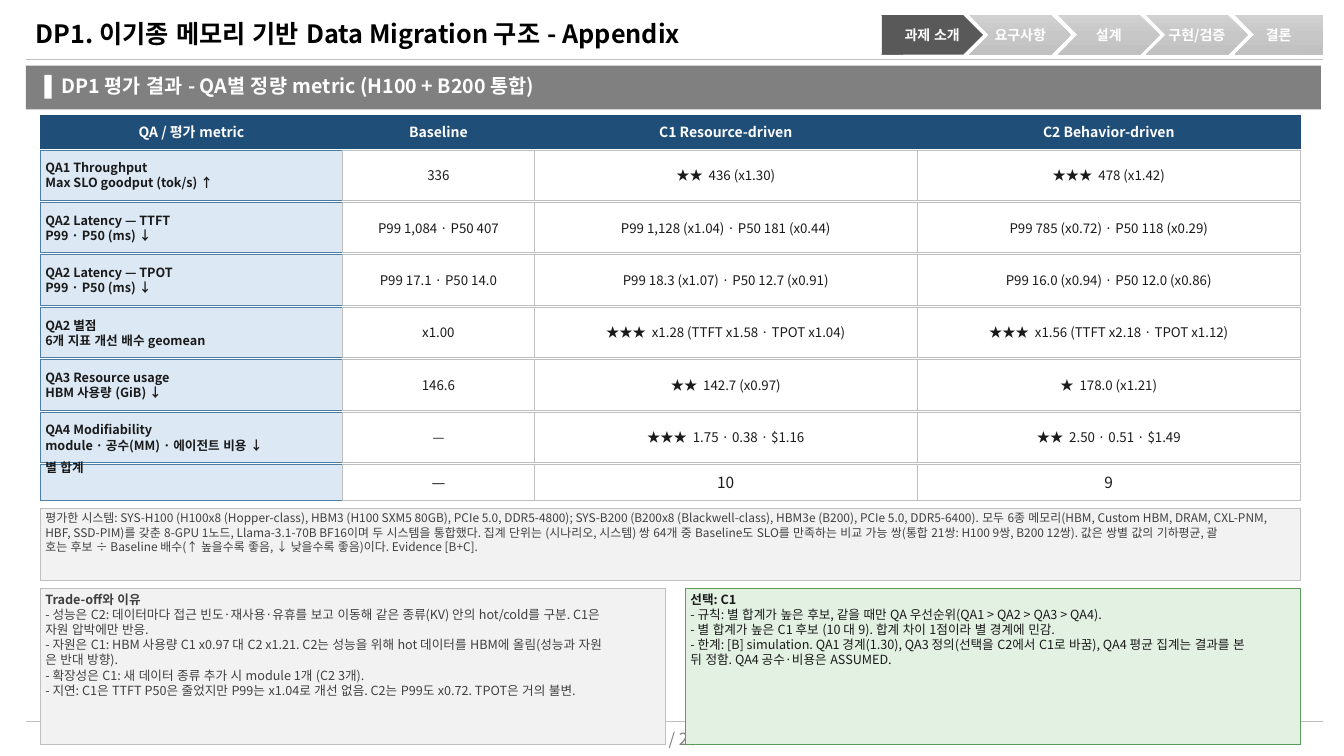
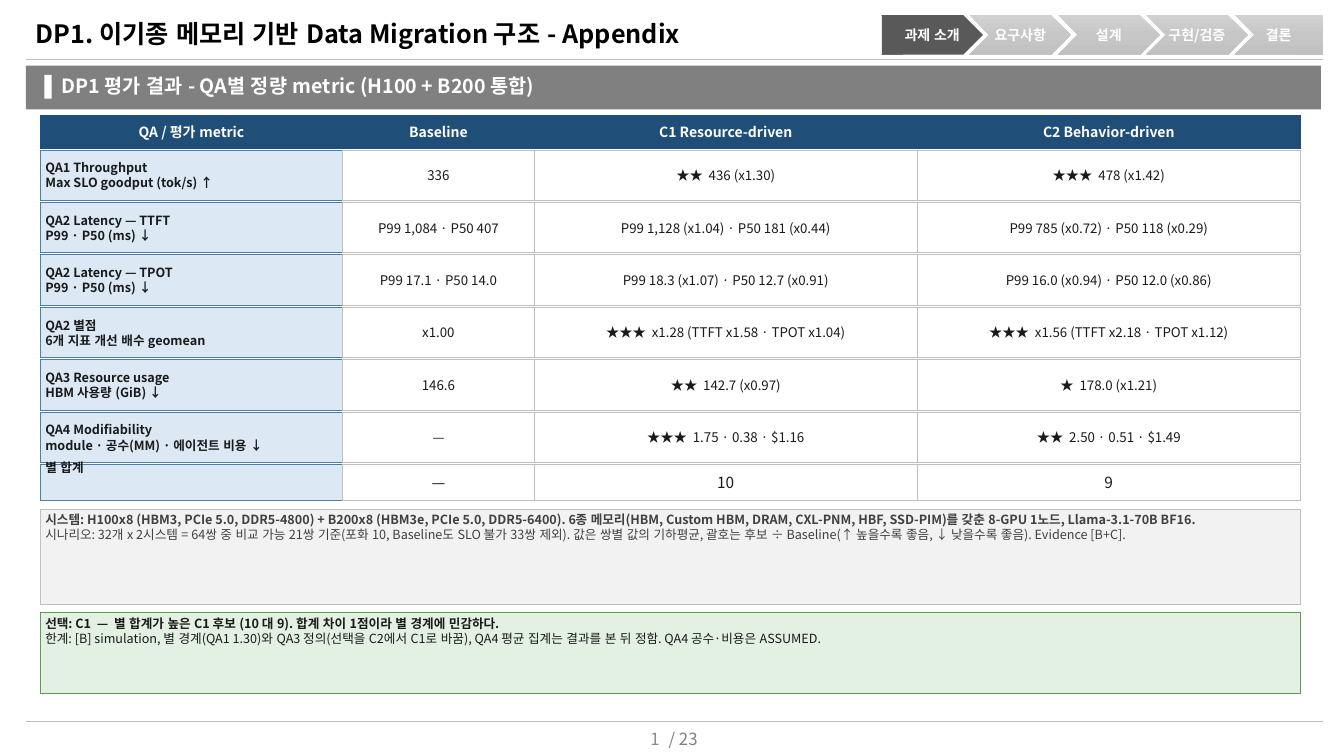
Before and after one commit to mkim0628/vllm, a slide deck: slide 1 of doc-mk/DP1/DP1-appendix-qa-result.pptx. Drawn at 1344x756 pixels with LibreOffice and Linux fonts; fonts in the diff are those of the drawing. Boxes give left, top, right and bottom in pixels: in the first picture for what was removed or moved away, otherwise in the second. Text is boxed around its words. In the diff, an @@ line names an element or a change of style, - is before the commit and + after.

```diff
--- a/doc-mk/DP1/DP1-appendix-qa-result.pptx
+++ b/doc-mk/DP1/DP1-appendix-qa-result.pptx
@@ rectangle "시스템: H100x8 (HBM3, PCIe 5.0, ...": place and size @@
-rectangle "시스템: H100x8 (HBM3, PCIe 5.0, ..." at bbox=[40, 508, 1301, 581]
+rectangle "시스템: H100x8 (HBM3, PCIe 5.0, ..." at bbox=[40, 509, 1301, 605]
@@ text in rectangle at bbox=[45, 513, 1196, 542]: text changed; size 8.5 to 9 pt; bold on @@
-평가한 시스템: SYS-H100 (H100x8 (Hopper-class), HBM3 (H100 SXM5 80GB), PCIe 5.0, DDR5-4800); SYS-B200 (B200x8 (Blackwell-class), HBM3e (B200), PCIe 5.0, DDR5-6400). 모두 6종 메모리(HBM, Custom HBM, DRAM, CXL-PNM,
-HBF, SSD-PIM)를 갖춘 8-GPU 1노드, Llama-3.1-70B BF16이며 두 시스템을 통합했다. 집계 단위는 (시나리오, 시스템) 쌍 64개 중 Baseline도 SLO를 만족하는 비교 가능 쌍(통합 21쌍: H100 9쌍, B200 12쌍). 값은 쌍별 값의 기하평균, 괄
-호는 후보 ÷ Baseline 배수(↑ 높을수록 좋음, ↓ 낮을수록 좋음)이다. Evidence [B+C].
+시스템: H100x8 (HBM3, PCIe 5.0, DDR5-4800) + B200x8 (HBM3e, PCIe 5.0, DDR5-6400). 6종 메모리(HBM, Custom HBM, DRAM, CXL-PNM, HBF, SSD-PIM)를 갖춘 8-GPU 1노드, Llama-3.1-70B BF16.
+시나리오: 32개 x 2시스템 = 64쌍 중 비교 가능 21쌍 기준(포화 10, Baseline도 SLO 불가 33쌍 제외). 값은 쌍별 값의 기하평균, 괄호는 후보 ÷ Baseline(↑ 높을수록 좋음, ↓ 낮을수록 좋음). Evidence [B+C].
@@ rectangle removed at bbox=[40, 589, 665, 745] @@
-Trade-off와 이유
-- 성능은 C2: 데이터마다 접근 빈도·재사용·유휴를 보고 이동해 같은 종류(KV) 안의 hot/cold를 구분. C1은
-자원 압박에만 반응.
-- 자원은 C1: HBM 사용량 C1 x0.97 대 C2 x1.21. C2는 성능을 위해 hot 데이터를 HBM에 올림(성능과 자원
-은 반대 방향).
-- 확장성은 C1: 새 데이터 종류 추가 시 module 1개 (C2 3개).
-- 지연: C1은 TTFT P50은 줄었지만 P99는 x1.04로 개선 없음. C2는 P99도 x0.72. TPOT은 거의 불변.
@@ rectangle "선택: C1 — 별 합계가 ...": place and size @@
-rectangle "선택: C1 — 별 합계가 ..." at bbox=[686, 589, 1301, 745]
+rectangle "선택: C1 — 별 합계가 ..." at bbox=[40, 613, 1301, 694]
@@ text in rectangle at bbox=[45, 617, 821, 646]: text changed @@
-선택: C1
-- 규칙: 별 합계가 높은 후보, 같을 때만 QA 우선순위(QA1 > QA2 > QA3 > QA4).
-- 별 합계가 높은 C1 후보 (10 대 9). 합계 차이 1점이라 별 경계에 민감.
-- 한계: [B] simulation. QA1 경계(1.30), QA3 정의(선택을 C2에서 C1로 바꿈), QA4 평균 집계는 결과를 본
-뒤 정함. QA4 공수·비용은 ASSUMED.
+선택: C1 — 별 합계가 높은 C1 후보 (10 대 9). 합계 차이 1점이라 별 경계에 민감하다.
+한계: [B] simulation, 별 경계(QA1 1.30)와 QA3 정의(선택을 C2에서 C1로 바꿈), QA4 평균 집계는 결과를 본 뒤 정함. QA4 공수·비용은 ASSUMED.
```
Also in this commit, not shown: 1 other slide changed, 2 slides added, 3 other files.
